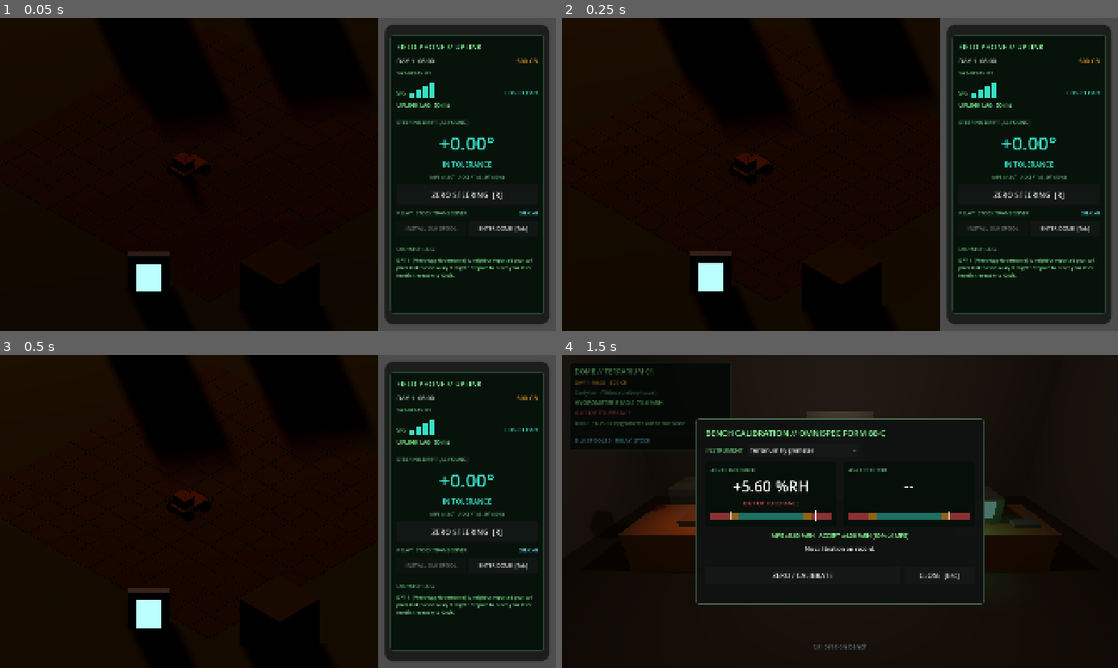
Above: before the commit, frames 1-4 (two rows, left to right).
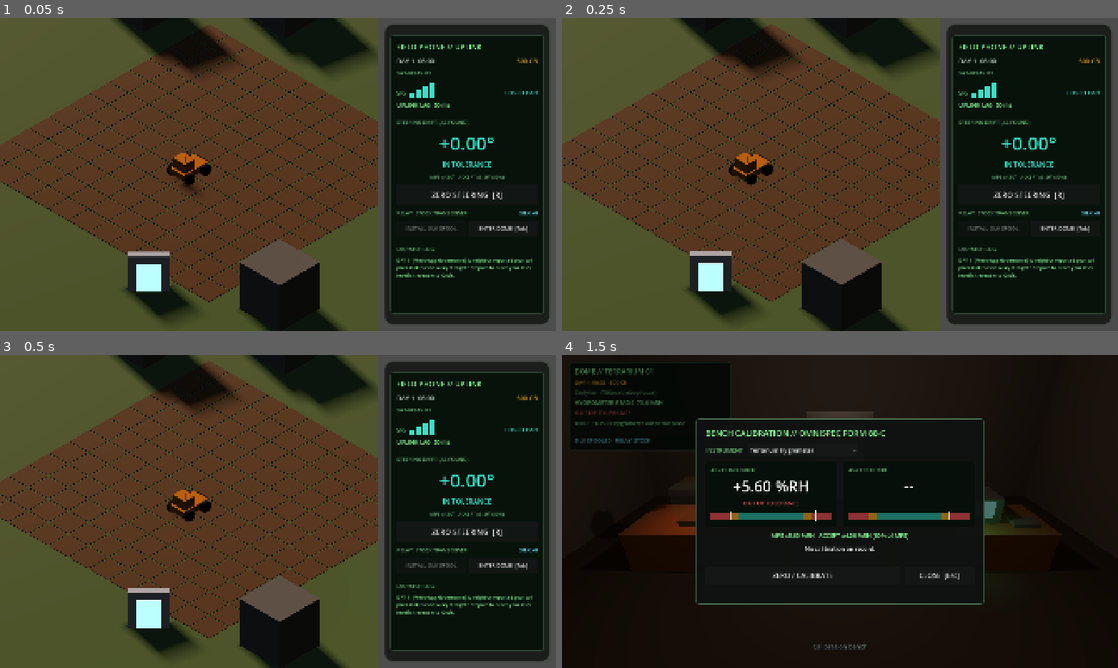
Above: after the commit, the same moments.

Repository: xlockeddown-glitch/out-of-spec
Game: Godot game, scene res://scenes/main_farm.tscn
The game is run twice, just before and just after one commit, with the same random seed, the same clock (stepped at 60 frames per second) and the same inputs.
Inputs (mouse positions are in pixels of both pictures, inside the frame that each line leads up to):
- Up to frame 1 (0.05 s): no input
- Up to frame 2 (0.25 s): no input
- Up to frame 3 (0.5 s): no input
- Up to frame 4 (1.5 s): click "ENTER DOME [Tab]" at 0.5 s; tap Enter at 1.25 s; move the mouse to (962, 495) at 1.27 s; hold D (rover_steer_right) from 1.28 s (still down); tap Space (rover_till) at 1.35 s; click (962, 495) at 1.42 s

The runs differ from the first frame. In frame 1, 60% of the frame differs, in the area x 0-68%, y 0-100%; in frame 2, 60%; in frame 3, 60%; in frame 4, nothing differs.

Commit message:
Phone log newest-first; brighter 06:00 start (sun 04:30-19:30)
Found in play-test: wrapped audit lines pushed the newest messages below
the phone's visible log, and day starts were near-dark.

Co-Authored-By: Claude Opus 5.5 <noreply@anthropic.com>
Claude-Session: https://claude.ai/code/session_01BofB6MbKLctUdnYN5tTGLe

Diff:
--- a/scripts/ui/field_phone_hud.gd
+++ b/scripts/ui/field_phone_hud.gd
@@ -88,7 +88,11 @@
 	_log_lines.append(line)
 	while _log_lines.size() > MAX_LOG_LINES:
 		_log_lines.remove_at(0)
-	_log_label.text = "\n".join(_log_lines)
+	# Newest first, like a phone's notification list: long wrapped lines
+	# would otherwise push the latest message (e.g. an audit) out of view.
+	var newest_first: PackedStringArray = _log_lines.duplicate()
+	newest_first.reverse()
+	_log_label.text = "\n".join(newest_first)
 
 
 func _set_status(text: String, color: Color) -> void:
--- a/scripts/world/day_night.gd
+++ b/scripts/world/day_night.gd
@@ -1,11 +1,11 @@
 class_name DayNight
 extends DirectionalLight3D
-## Drives the farm sun from GameClock: rises at 06:00, peaks at noon, sets at
-## 18:00. Warm at dawn/dusk, dim moonlight at night. Also scales the
+## Drives the farm sun from GameClock: rises at 04:30, peaks at noon, sets at
+## 19:30, so the 06:00 start of each game day is already light. Warm at dawn/dusk, dim moonlight at night. Also scales the
 ## environment's sky and ambient light so nights read as nights.
 
-const DAWN_HOUR: float = 6.0
-const DUSK_HOUR: float = 18.0
+const DAWN_HOUR: float = 4.5
+const DUSK_HOUR: float = 19.5
 const COLOR_LOW_SUN := Color(1.0, 0.62, 0.38)
 const COLOR_HIGH_SUN := Color(1.0, 0.97, 0.92)
 const COLOR_MOON := Color(0.55, 0.65, 1.0)
